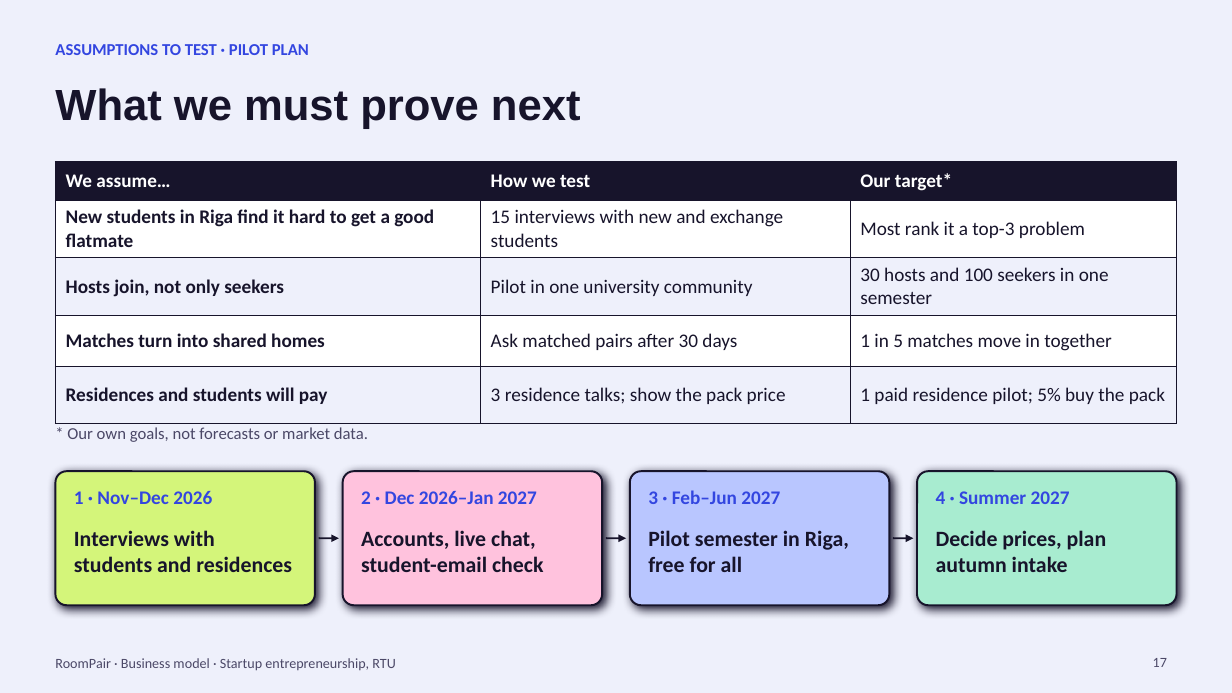
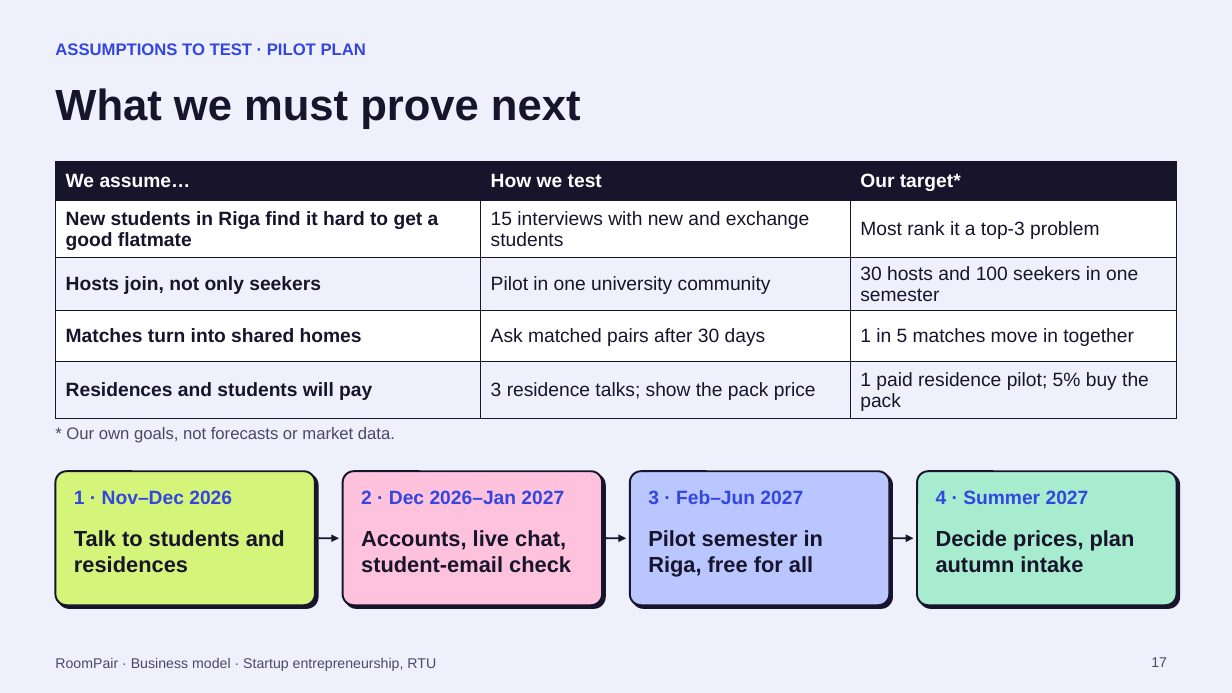
Before and after one commit to keremadl/RoomPair, a slide deck: slide 17 of docs/business-model/RoomPair-Business-Model.pptx. Drawn at 1232x693 pixels with LibreOffice and Linux fonts; fonts in the diff are those of the drawing. Boxes give left, top, right and bottom in pixels: in the first picture for what was removed or moved away, otherwise in the second. Text is boxed around its words. In the diff, an @@ line names an element or a change of style, - is before the commit and + after.

```diff
--- a/docs/business-model/RoomPair-Business-Model.pptx
+++ b/docs/business-model/RoomPair-Business-Model.pptx
@@ table at (55,162,1177,415) @@
@@ font Calibri to Arial @@
@@ shadow changed in 4 elements at (55,471,315,605), (343,471,603,605), (630,471,890,605), (917,471,1177,605) @@
@@ text at (74,530,285,573): text changed; font Calibri to Arial @@
-Interviews with students and residences
+Talk to students and residences
@@ font Calibri to Arial in 11 elements at (55,658,436,671), (55,43,366,55), (66,427,395,443), (74,490,232,504), (361,490,564,504), (361,530,571,573), (648,490,803,504), (648,530,823,577), (936,490,1089,504), (936,530,1135,573), (1151,657,1167,667) @@
```
Also in this commit, not shown: 17 other slides changed.
